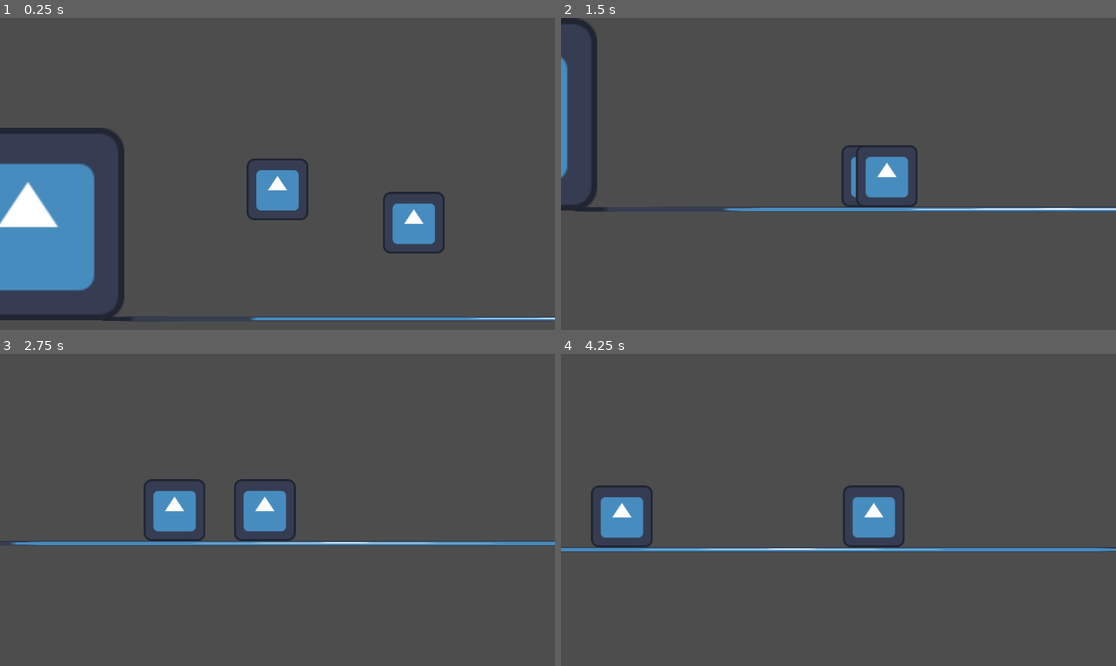
Above: before the commit, frames 1-4 (two rows, left to right).
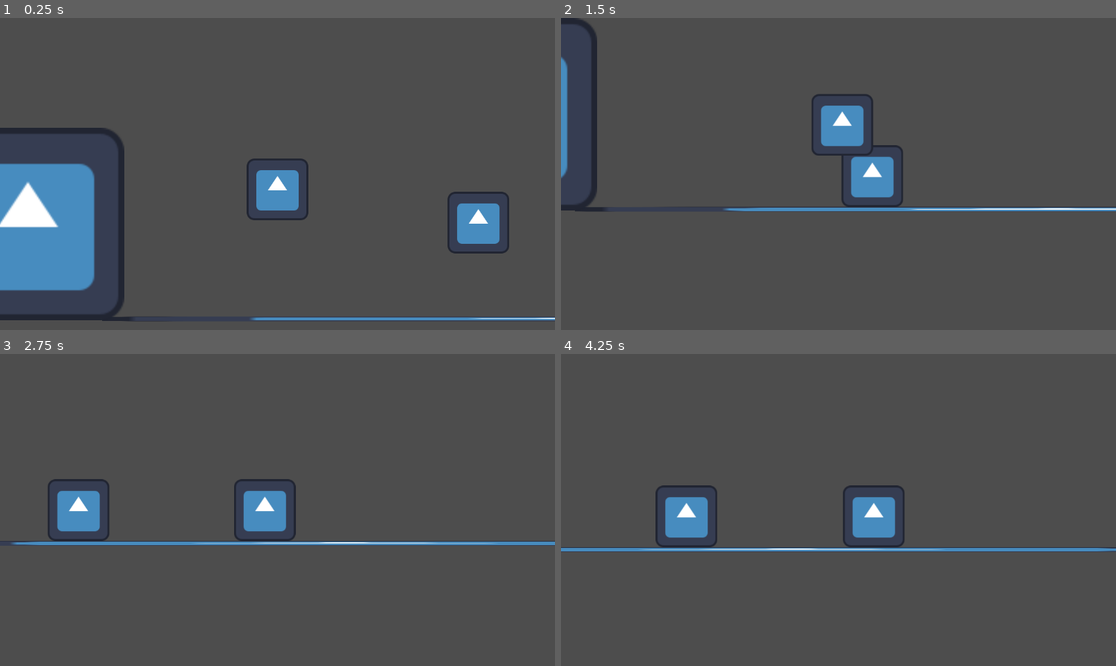
Above: after the commit, the same moments.

Repository: Throwablebrick/cave-game
Game: Godot game, scene res://scenes/test.tscn
The game is run twice, just before and just after one commit, with the same random seed, the same clock (stepped at 60 frames per second) and the same inputs. The engine's default icon, where the game draws it, is replaced by a stand-in: a white triangle on a blue panel in a dark square.
Inputs:
- Up to frame 1 (0.25 s): no input
- Up to frame 2 (1.5 s): tap Enter (ui_accept) at 0.5, 0.77 s; hold Right (ui_right) from 0.53 s (still down)
- Up to frame 3 (2.75 s): tap Enter (ui_accept) at 1.52 s; release Right (ui_right) at 2.03 s; hold Left (ui_left) from 2.03 s (still down)
- Up to frame 4 (4.25 s): release Left (ui_left) at 2.78 s; hold Right (ui_right) from 2.78 s (still down); tap Enter (ui_accept) at 3.02, 3.77 s

The runs differ from the first frame. In frame 1, 2.6% of the frame differs, in the area x 68-92%, y 55-76%; in frame 2, 2.2%; in frame 3, 2.6%; in frame 4, 2.7%, in the area x 5-29%, y 42-62%.
Error before the commit: Trying to assign value of type 'RigidBody2D' to a variable of type 'CharacterBody2D'. (res://scripts/enemy.gd:3)

Commit message:
got frog jump to work

Diff:
--- a/scenes/enemy.tscn
+++ /dev/null
@@ -1,39 +0,0 @@
-[gd_scene load_steps=5 format=3 uid="uid://xi6lyciyd2s5"]
-
-[ext_resource type="Texture2D" uid="uid://d17rot78fw0b0" path="res://art/icon.svg" id="1_7p1mj"]
-[ext_resource type="Script" uid="uid://c4lbgdom5500h" path="res://scripts/enemy.gd" id="1_md0e3"]
-
-[sub_resource type="RectangleShape2D" id="RectangleShape2D_4gyqm"]
-size = Vector2(128, 128)
-
-[sub_resource type="CircleShape2D" id="CircleShape2D_qi2p4"]
-radius = 397.102
-
-[node name="RigidBody2D" type="RigidBody2D"]
-collision_layer = 8
-collision_mask = 5
-script = ExtResource("1_md0e3")
-
-[node name="Sprite2D" type="Sprite2D" parent="."]
-texture = ExtResource("1_7p1mj")
-
-[node name="CollisionShape2D" type="CollisionShape2D" parent="."]
-shape = SubResource("RectangleShape2D_4gyqm")
-
-[node name="VisibleOnScreenNotifier2D" type="VisibleOnScreenNotifier2D" parent="."]
-position = Vector2(1.90735e-06, -3.8147e-06)
-scale = Vector2(6.4, 6.4)
-
-[node name="Area2D" type="Area2D" parent="."]
-collision_layer = 16
-collision_mask = 2
-
-[node name="CollisionShape2D" type="CollisionShape2D" parent="Area2D"]
-shape = SubResource("CircleShape2D_qi2p4")
-
-[node name="Timer" type="Timer" parent="."]
-
-[node name="RayCast2D" type="RayCast2D" parent="."]
-target_position = Vector2(0, 68)
-
-[connection signal="body_entered" from="Area2D" to="." method="_on_area_2d_body_entered"]
--- /dev/null
+++ b/scenes/frog.tscn
@@ -0,0 +1,34 @@
+[gd_scene load_steps=5 format=3 uid="uid://cd7rrlyt4e6v5"]
+
+[ext_resource type="Texture2D" uid="uid://d17rot78fw0b0" path="res://art/icon.svg" id="1_mqod6"]
+[ext_resource type="Script" uid="uid://c4lbgdom5500h" path="res://scripts/frog.gd" id="1_qyo2l"]
+
+[sub_resource type="RectangleShape2D" id="RectangleShape2D_qyo2l"]
+size = Vector2(128, 128)
+
+[sub_resource type="CircleShape2D" id="CircleShape2D_rq8tc"]
+radius = 312.41
+
+[node name="frog" type="CharacterBody2D"]
+collision_layer = 8
+script = ExtResource("1_qyo2l")
+
+[node name="Sprite2D" type="Sprite2D" parent="."]
+texture = ExtResource("1_mqod6")
+
+[node name="CollisionShape2D" type="CollisionShape2D" parent="."]
+shape = SubResource("RectangleShape2D_qyo2l")
+
+[node name="Area2D" type="Area2D" parent="."]
+collision_layer = 16
+collision_mask = 2
+
+[node name="CollisionShape2D" type="CollisionShape2D" parent="Area2D"]
+shape = SubResource("CircleShape2D_rq8tc")
+
+[node name="Timer" type="Timer" parent="."]
+wait_time = 3.0
+autostart = true
+
+[connection signal="body_entered" from="Area2D" to="." method="_on_area_2d_body_entered"]
+[connection signal="timeout" from="Timer" to="." method="_on_timer_timeout"]
--- a/scenes/test.tscn
+++ b/scenes/test.tscn
@@ -2,7 +2,7 @@
 
 [ext_resource type="PackedScene" uid="uid://c7fhny8wdjn3" path="res://scenes/player.tscn" id="1_bl13t"]
 [ext_resource type="PackedScene" uid="uid://bolctf21jpyf2" path="res://scenes/platform.tscn" id="2_iyx0m"]
-[ext_resource type="PackedScene" uid="uid://xi6lyciyd2s5" path="res://scenes/enemy.tscn" id="3_iyx0m"]
+[ext_resource type="PackedScene" uid="uid://cd7rrlyt4e6v5" path="res://scenes/frog.tscn" id="3_iyx0m"]
 
 [node name="Node2D" type="Node2D"]
 
@@ -19,5 +19,5 @@
 width = 400.0
 height = 400.0
 
-[node name="RigidBody2D" parent="." instance=ExtResource("3_iyx0m")]
-position = Vector2(486, 244)
+[node name="frog" parent="." instance=ExtResource("3_iyx0m")]
+position = Vector2(620, 222)
--- a/scripts/enemy.gd
+++ b/scripts/frog.gd
@@ -1,20 +1,16 @@
-extends RigidBody2D
+extends CharacterBody2D
 
-@onready var rigid_body_2d: CharacterBody2D = $"."
+@onready var frog: CharacterBody2D = $"."
 @onready var sprite_2d: Sprite2D = $Sprite2D
 @onready var collision_shape_2d: CollisionShape2D = $CollisionShape2D
-@onready var visible_on_screen_notifier_2d: VisibleOnScreenNotifier2D = $VisibleOnScreenNotifier2D
-@onready var area_2d: Area2D = $Area2D
-@onready var player_detector: CollisionShape2D = $Area2D/CollisionShape2D
-@onready var timer: Timer = $Timer
 
 const SPEED = 400
 const JUMP_SPEED = -600
+const GRAVITY = 1500
 
 var found: bool
 var destination: Vector2
-var velocity: Vector2
-var jump_ready: bool
+var jump_ready = true
 
 # Called when the node enters the scene tree for the first time.
 func _ready() -> void:
@@ -23,18 +19,27 @@
 
 # Called every frame. 'delta' is the elapsed time since the previous frame.
 func _process(delta: float) -> void:
+	if not is_on_floor():
+		velocity.y += GRAVITY * delta
+	else:
+		velocity.x = 0
 	if found:
 		if jump_ready:
 			jump_ready = false
-			if rigid_body_2d.x>destination.x:
+			if frog.position.x>destination.x:
 				velocity.x = -SPEED
+			else:
+				velocity.x = SPEED
 			velocity.y = JUMP_SPEED
-
+	move_and_slide()
 
 func _on_area_2d_body_entered(body: Node2D) -> void:
 	found=true
 	destination=body.position
+	print('guy entered at (%d, %d)' % [destination.x, destination.y])
 
 
 func _on_timer_timeout() -> void:
-	jump_ready=true
+	if is_on_floor():
+		jump_ready=true
+		print('jump ready (%d, %d)' % [destination.x, destination.y])
Renamed: scripts/enemy.gd.uid -> scripts/frog.gd.uid
